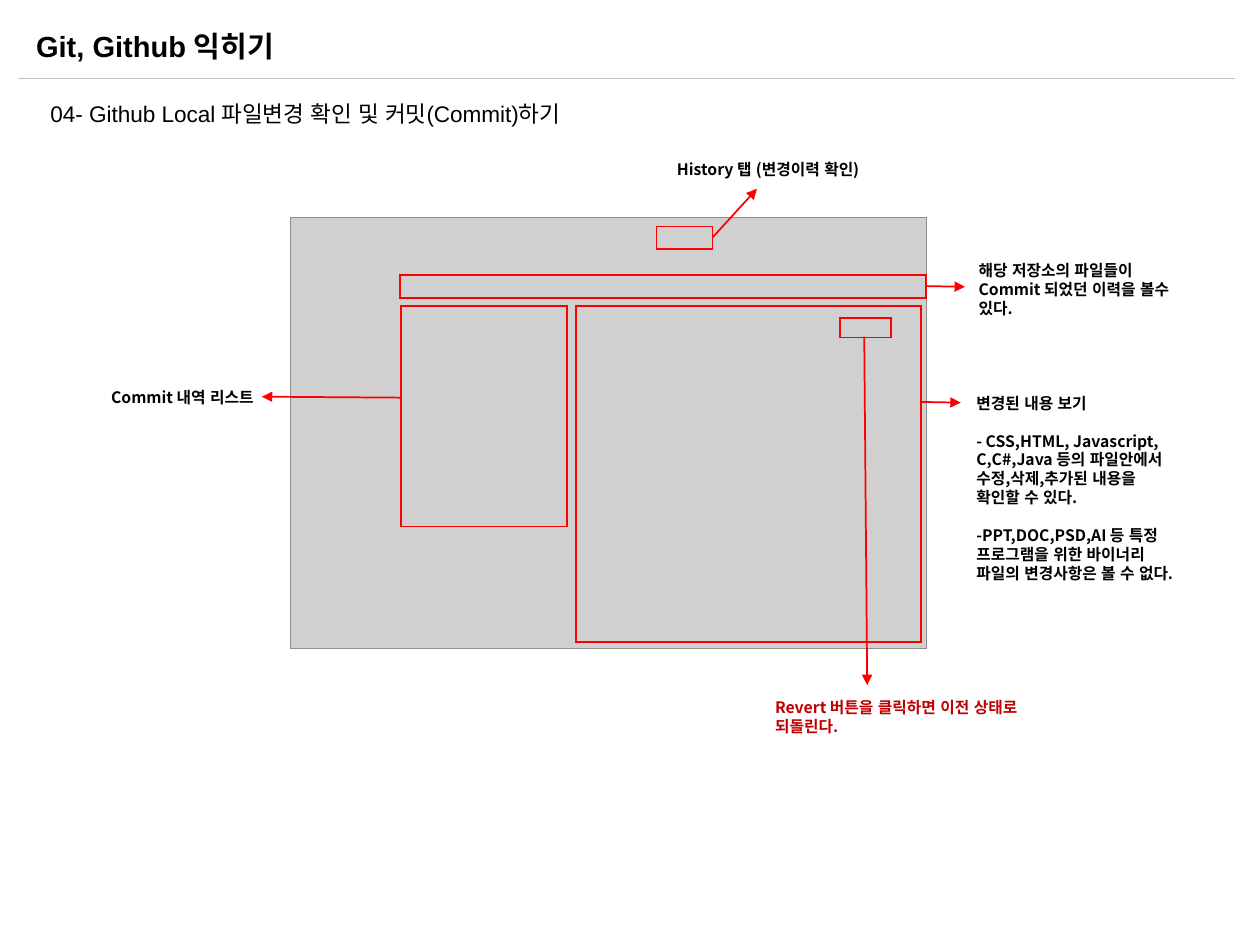
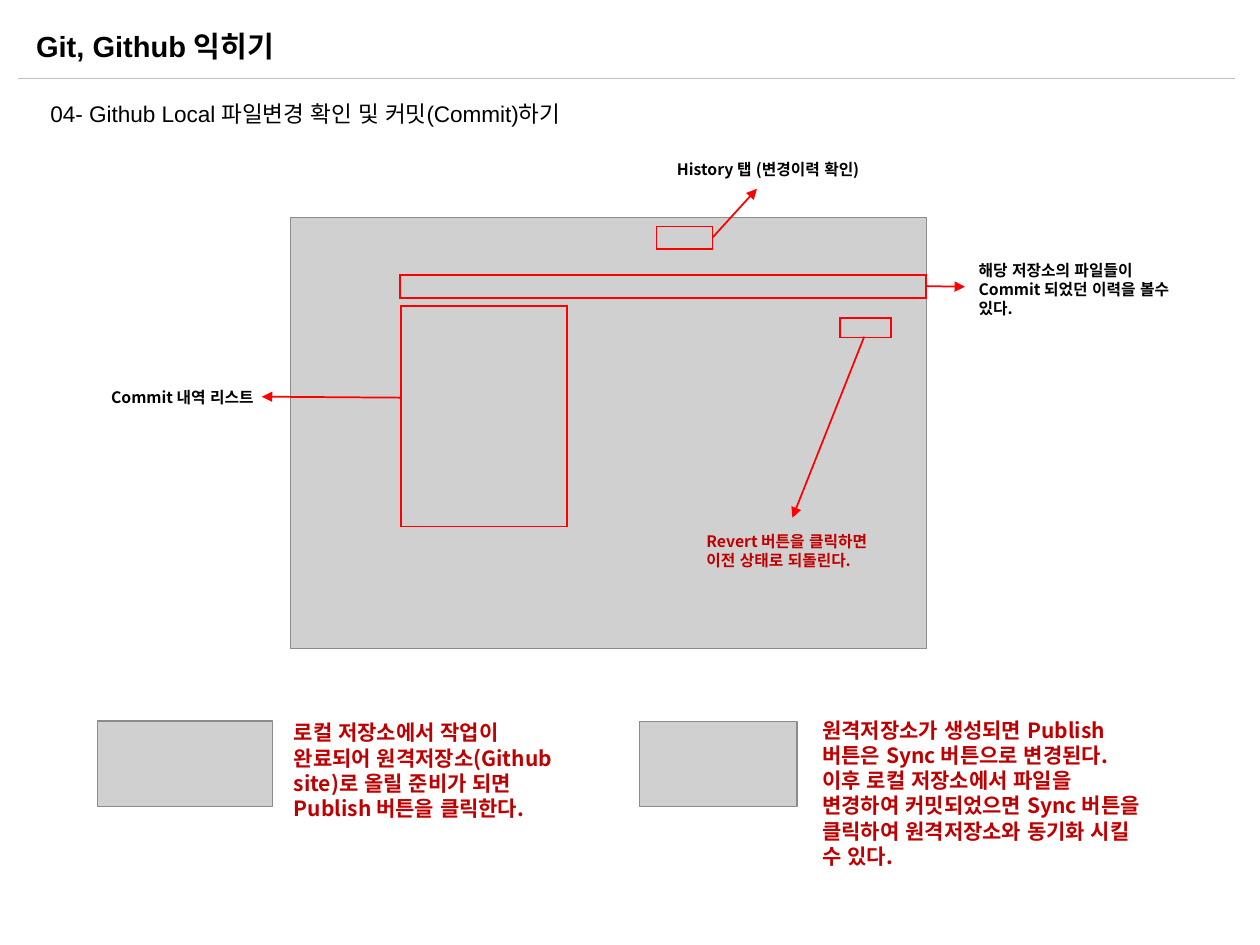
Before and after one commit to sabin21/NodeJS_Workflow_Study, a slide deck: slide 6 of CH00_Git_Github.pptx. Drawn at 1260x945 pixels with LibreOffice and Linux fonts; fonts in the diff are those of the drawing; grey boxes stand for pictures. Boxes give left, top, right and bottom in pixels: in the first picture for what was removed or moved away, otherwise in the second. Text is boxed around its words. In the diff, an @@ line names an element or a change of style, - is before the commit and + after.

Commit message:
Git_Github 파일 수정

```diff
--- a/CH00_Git_Github.pptx
+++ b/CH00_Git_Github.pptx
@@ rectangle removed at box(576, 306, 921, 641) @@
@@ arrow moved from (864, 336) - (867, 685) to (864, 336) - (793, 518) @@
@@ arrow removed from (921, 402) to (960, 403) @@
@@ text removed at box(976, 395, 1173, 584) @@
-변경된 내용 보기
-- CSS,HTML, Javascript,
-C,C#,Java 등의 파일안에서 수정,삭제,추가된 내용을 확인할 수 있다.
--PPT,DOC,PSD,AI 등 특정 프로그램을 위한 바이너리 파일의 변경사항은 볼 수 없다.
@@ text "Revert 버튼을 클릭하면 이전 상태로 ..." rewrapped from box(775, 699, 1018, 734) to box(706, 533, 867, 568) @@
@@ picture added at box(97, 721, 272, 806) @@
@@ text added at box(294, 722, 552, 818), 12 pt, text #C00000, bold @@
+로컬 저장소에서 작업이 완료되어 원격저장소(Github site)로 올릴 준비가 되면 Publish 버튼을 클릭한다.
@@ picture added at box(640, 722, 798, 808) @@
@@ text added at box(822, 720, 1140, 866), 12 pt, text #C00000, bold @@
+원격저장소가 생성되면 Publish 버튼은 Sync 버튼으로 변경된다. 이후 로컬 저장소에서 파일을 변경하여 커밋되었으면 Sync 버튼을 클릭하여 원격저장소와 동기화 시킬 수 있다.
```
Also in this commit, not shown: 2 other slides changed, 2 slides added, 1 other file.
